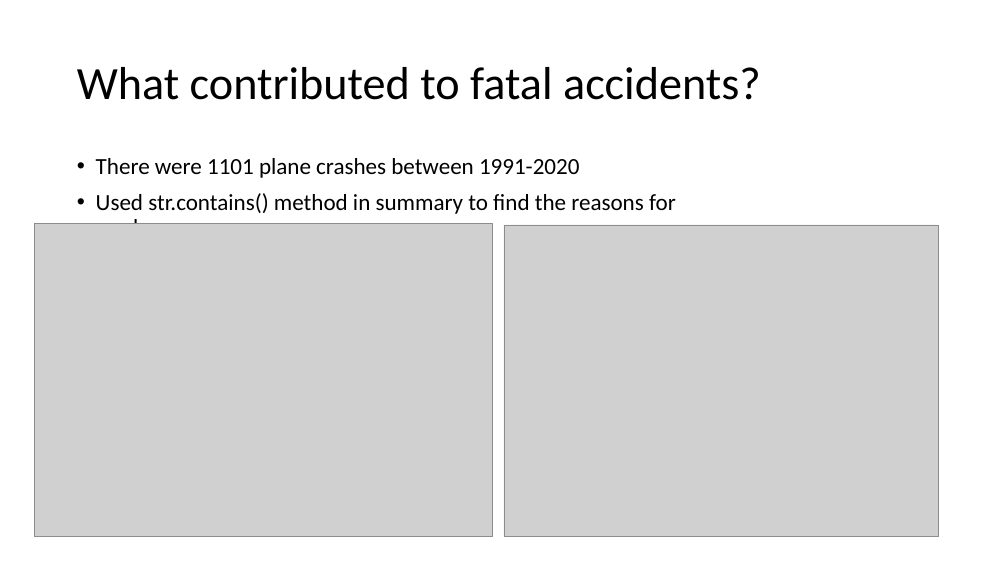
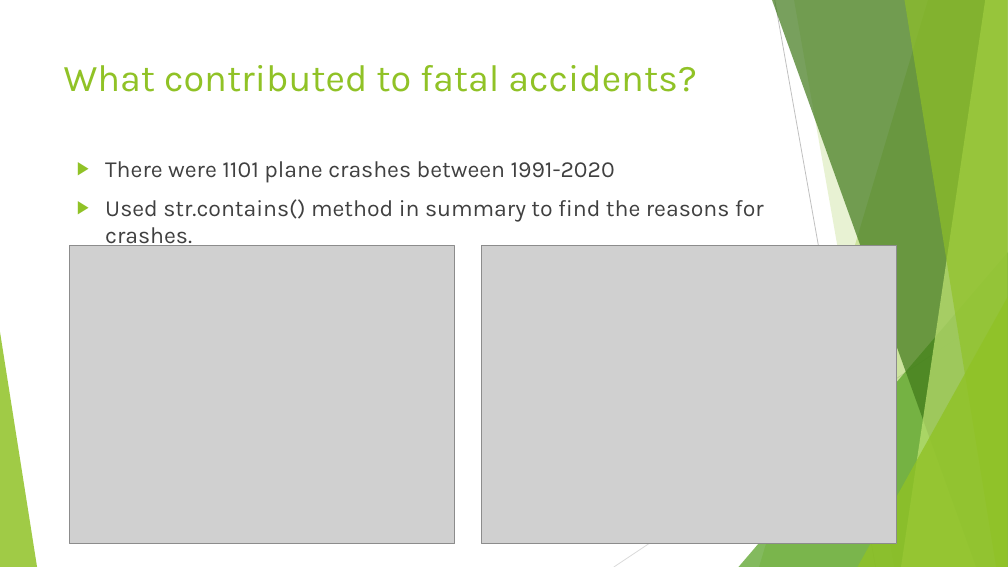
Before and after one commit to MZt92-ui/Project-1-Group-3, a slide deck: slide 4 of plane_crash_presenation_Rob.pptx. Drawn at 1008x567 pixels with LibreOffice and Linux fonts; fonts in the diff are those of the drawing; grey boxes stand for pictures. Boxes give left, top, right and bottom in pixels: in the first picture for what was removed or moved away, otherwise in the second. Text is boxed around its words. In the diff, an @@ line names an element or a change of style, - is before the commit and + after.

```diff
--- a/plane_crash_presenation_Rob.pptx
+++ b/plane_crash_presenation_Rob.pptx
@@ title "What contributed to fatal accidents?": place and size @@
-title "What contributed to fatal accidents?" at [77,67,761,100]
+title "What contributed to fatal accidents?" at [64,65,697,92]
@@ title "What contributed to fatal accidents?" at [64,65,697,92]: size 44 to 36 pt, font Calibri to Karla, text colour #000000 to #90C226; line spacing 0.9 to 1; vertical alignment middle to top @@
@@ text "There were 1101 plane crashes ..." at [105,161,764,249]: font Calibri to Karla, text colour #000000 to #404040; bullet • to ▶; line spacing 0.9 to 1 @@
@@ picture: place and size @@
-picture at [35,223,492,537]
+picture at [70,246,455,544]
@@ picture: place and size @@
-picture at [504,225,939,538]
+picture at [482,246,898,544]
@@ group added at [0,0,1008,567]: 5 freeform shapes, 3 triangles, 2 lines @@
```
Also in this commit, not shown: 5 other slides changed, 1 slide added, 8 other files.
